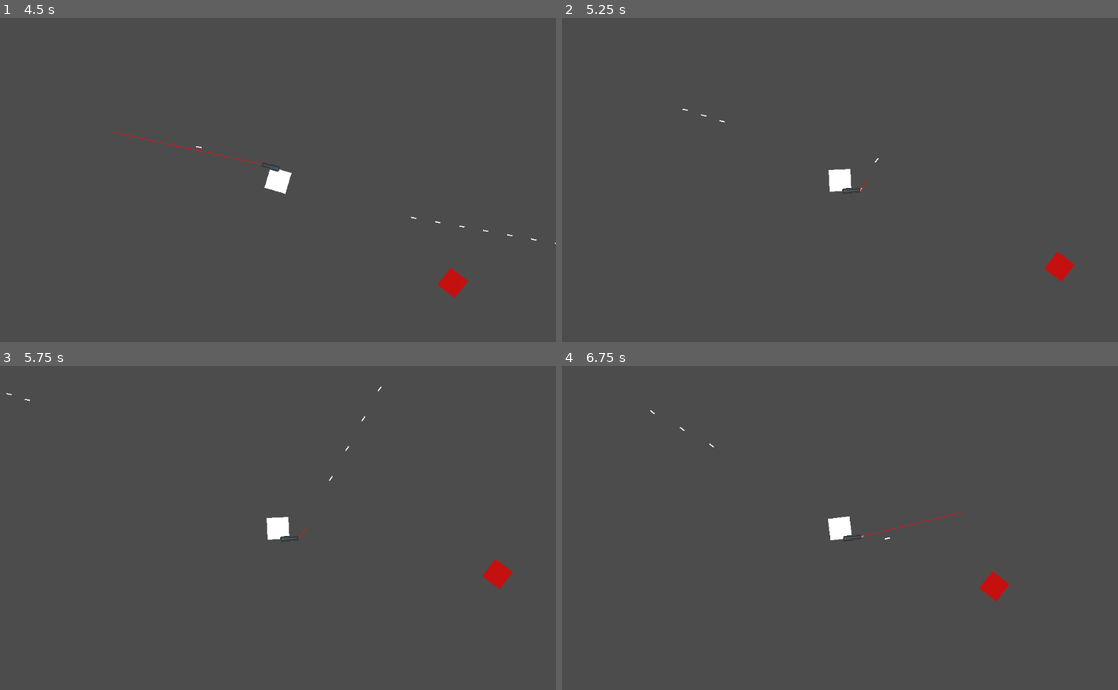
Above: before the commit, frames 1-4 (two rows, left to right).
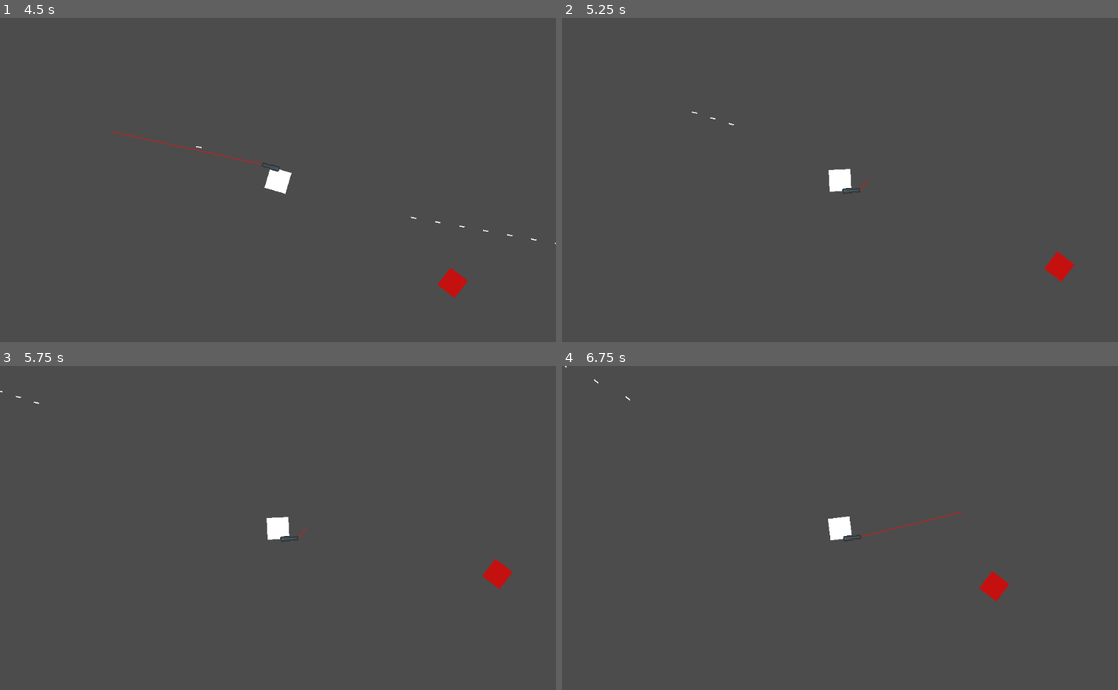
Above: after the commit, the same moments.

Repository: Eniiqz/CubeZ
Game: Godot game, scene res://World/World.tscn
The game is run twice, just before and just after one commit, with the same random seed, the same clock (stepped at 60 frames per second) and the same inputs.
Inputs (mouse positions are in pixels of both pictures, inside the frame that each line leads up to):
- Up to frame 1 (4.5 s): tap Enter at 0.5 s; move the mouse to (400, 163) at 0.52 s; press the mouse at (400, 163) at 0.53 s; hold D (move_right) 0.53-1.28 s; move the mouse to (166, 196) at 1.27 s; release the mouse at (166, 196) at 1.28 s; hold S (move_down) 1.28-2.03 s; tap Shift (move_sprint) at 1.35 s; click (166, 196) at 1.55 s; move the mouse to (333, 108) at 2.02 s; press the mouse at (333, 108) at 2.03 s; hold D (move_right) 2.03-2.78 s; move the mouse to (250, 244) at 2.77 s; release the mouse at (250, 244) at 2.78 s; hold W (move_up) 2.78-3.53 s; tap 1 (weapon_slot_1) at 2.85 s; click (250, 244) at 3.05 s; move the mouse to (444, 228) at 3.52 s; press the mouse at (444, 228) at 3.53 s; hold A (move_left) from 3.53 s (still down); tap 2 (weapon_slot_2) at 3.6 s; move the mouse to (111, 131) at 4.27 s; release the mouse at (111, 131) at 4.28 s; tap 3 (weapon_slot_3) at 4.35 s
- Up to frame 2 (5.25 s): click (673, 131) at 4.55 s; move the mouse to (867, 180) at 5.02 s; release A (move_left) at 5.03 s; press the mouse at (867, 180) at 5.03 s; hold S (move_down) from 5.03 s (still down)
- Up to frame 3 (5.75 s): keep holding S (move_down)
- Up to frame 4 (6.75 s): move the mouse to (756, 447) at 5.77 s; release S (move_down) at 5.78 s; release the mouse at (756, 447) at 5.78 s; hold D (move_right) 5.78-6.53 s; tap Shift (move_sprint) at 5.85 s; click (756, 447) at 6.05 s; move the mouse to (962, 511) at 6.52 s; press the mouse at (962, 511) at 6.53 s; hold W (move_up) from 6.53 s (still down)

Frame 1 is identical in both runs. In frame 2, less than 0.1% of the frame differs, in the area x 21-57%, y 28-54%; in frame 3, less than 0.1%, in the area x 0-69%, y 6-36%; in frame 4, less than 0.1%.

Commit message:
Switched from hold-burst to click burst

Diff:
--- a/Weapons/WeaponManager.gd
+++ b/Weapons/WeaponManager.gd
@@ -58,9 +58,14 @@
 	if current_weapon != null:
 		var line_offset = Player.get_node("CollisionShape2D").shape.get_extents()
 		current_weapon.WeaponLine.set_point_position(1, to_local(get_global_mouse_position()) - line_offset)
-		if Input.is_action_pressed("weapon_shoot"):
+		if Input.is_action_pressed("weapon_shoot") and current_weapon.fire_mode == 1:
+			current_weapon.shoot()
+
+func _input(event: InputEvent):
+	if current_weapon != null:
+		if event.is_action_released("weapon_shoot"):
 			match current_weapon.fire_mode:
-				1:
+				0:
 					current_weapon.shoot()
 				2:
 					if current_weapon.BurstCooldown.is_stopped():
@@ -68,12 +73,6 @@
 							current_weapon.shoot()
 							yield(current_weapon.ShootCooldown, "timeout")
 						current_weapon.BurstCooldown.start(current_weapon.burst_delay)
-					# Handle burst fire
-
-func _input(event: InputEvent):
-	if current_weapon != null:
-		if current_weapon.fire_mode == 0 and event.is_action_released("weapon_shoot"):
-			current_weapon.shoot()
 		elif event.is_action_released("weapon_reload"):
 			current_weapon.reload()
 		elif event.is_action_released("weapon_slot_1"):
